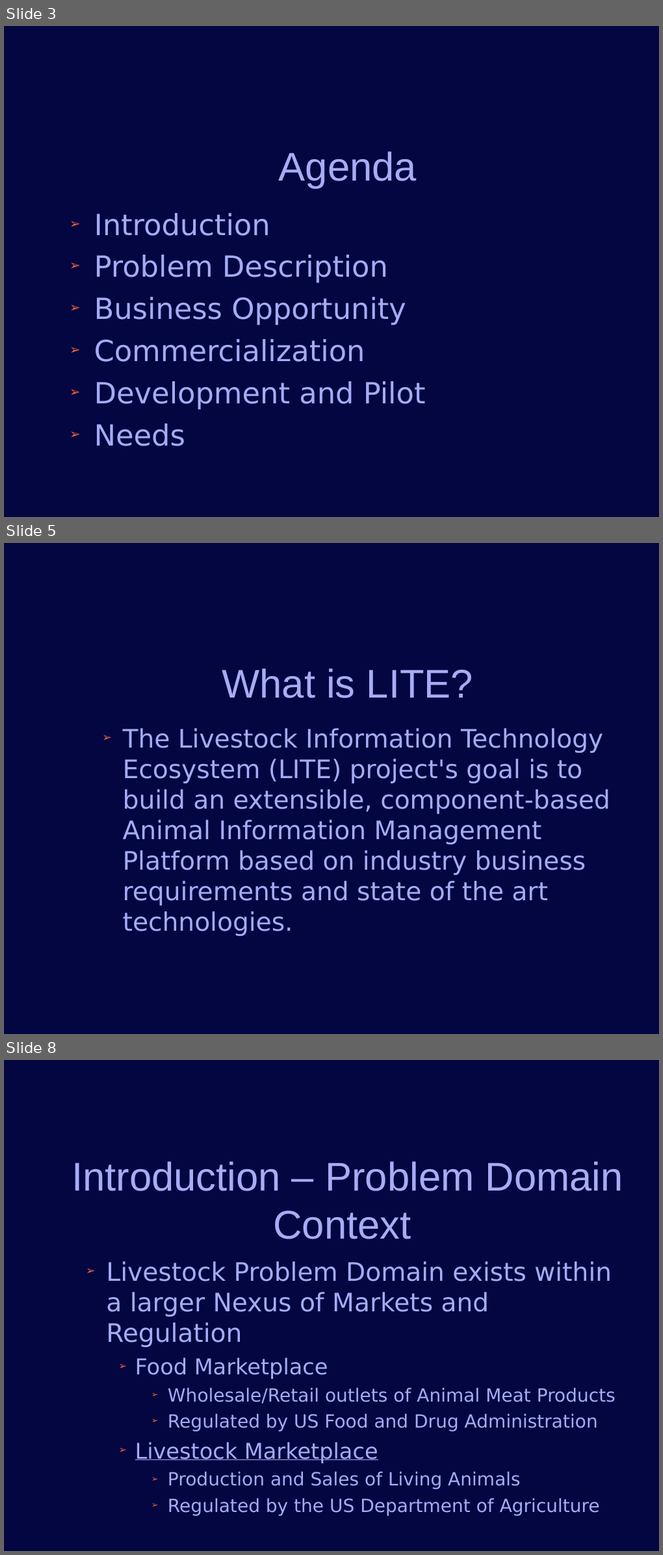
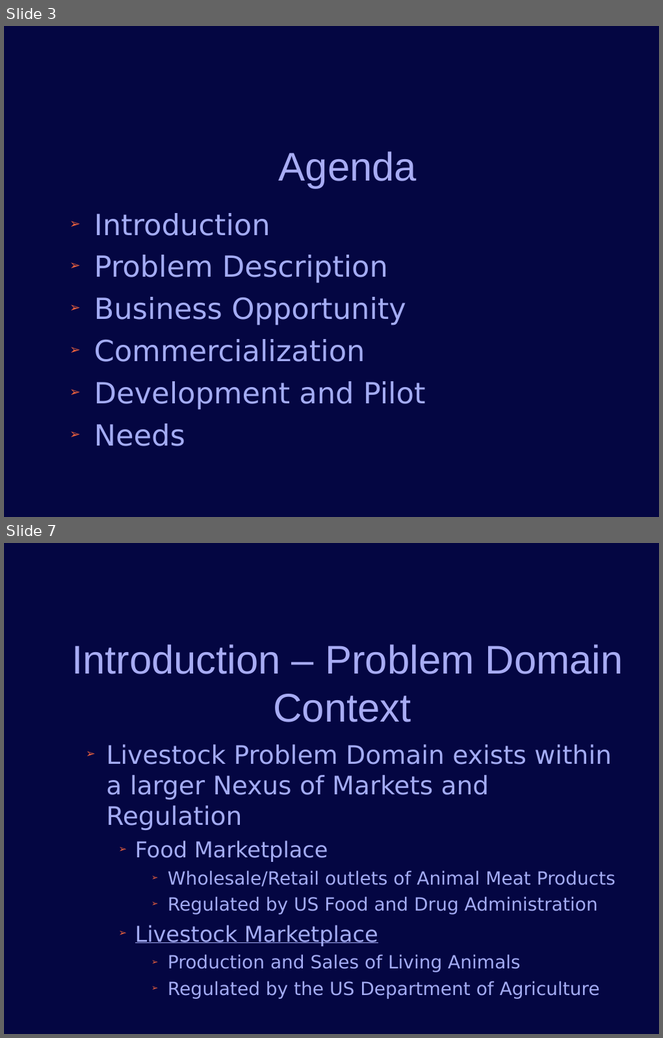
Before and after one commit to jconlon/Tracker, a slide deck: tracker/trunk/com.verticon.tracker.documentation/src/Business Introduction.odp. Shown one above the other, each under a label of ours: slides 3, 5 and 8 before the commit, slides 3 and 7 after it; the slides between them are not shown. The pictures are 663x1555 and 663x1038 pixels, drawn with LibreOffice and Linux fonts; fonts in the diff are those of the drawing; background and template pictures are left out. Boxes give left, top, right and bottom in pixels: in the first picture for what was removed or moved away, otherwise in the second. Text is boxed around its words. In the diff, an @@ line names an element or a change of style, - is before the commit and + after.

```diff
--- a/tracker/trunk/com.verticon.tracker.documentation/src/Business Introduction.odp
+++ b/tracker/trunk/com.verticon.tracker.documentation/src/Business Introduction.odp
@@ slide 5 removed at box(4, 543, 659, 1034), background #040642 @@
@@ title removed at box(222, 668, 473, 698) @@
-What is LITE?
@@ text removed at box(123, 728, 610, 936) @@
-  ➢ The Livestock Information Technology Ecosystem (LITE) project's goal is to build an extensible, component-based Animal Information Management Platform based on industry business requirements and state of the art technologies.
@@ what was slide 8 is now slide 7 @@
```
Also in this commit, not shown: 5 slides changed, 1 slide added, 1 other slide removed.
